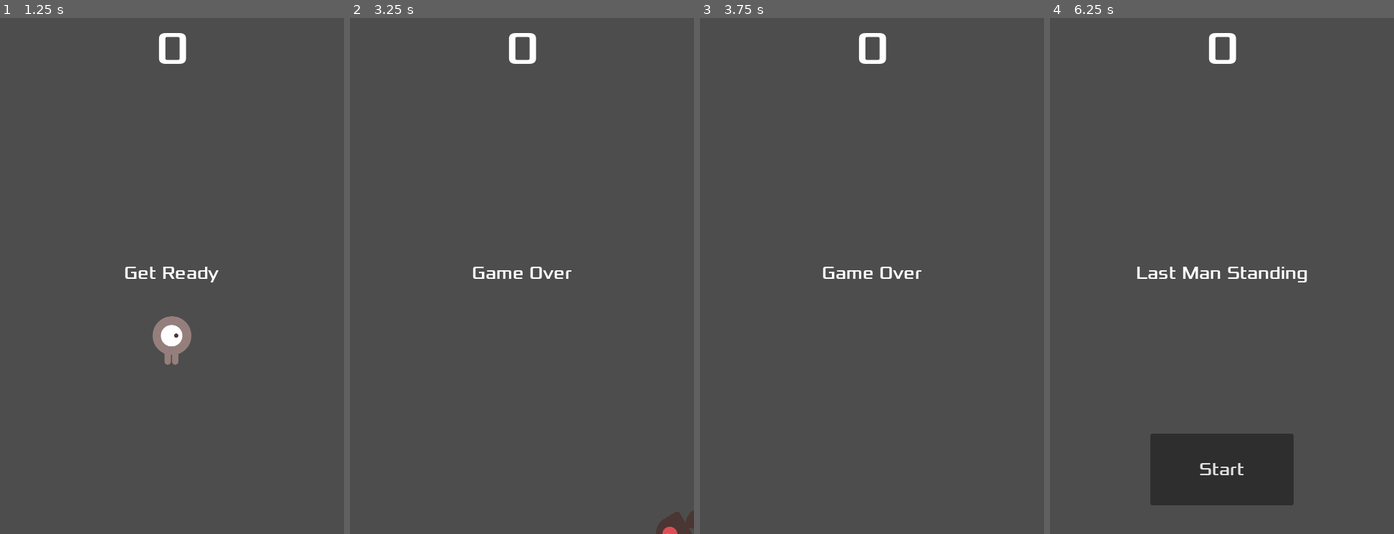
Above: before the commit, frames 1-4 (left to right).
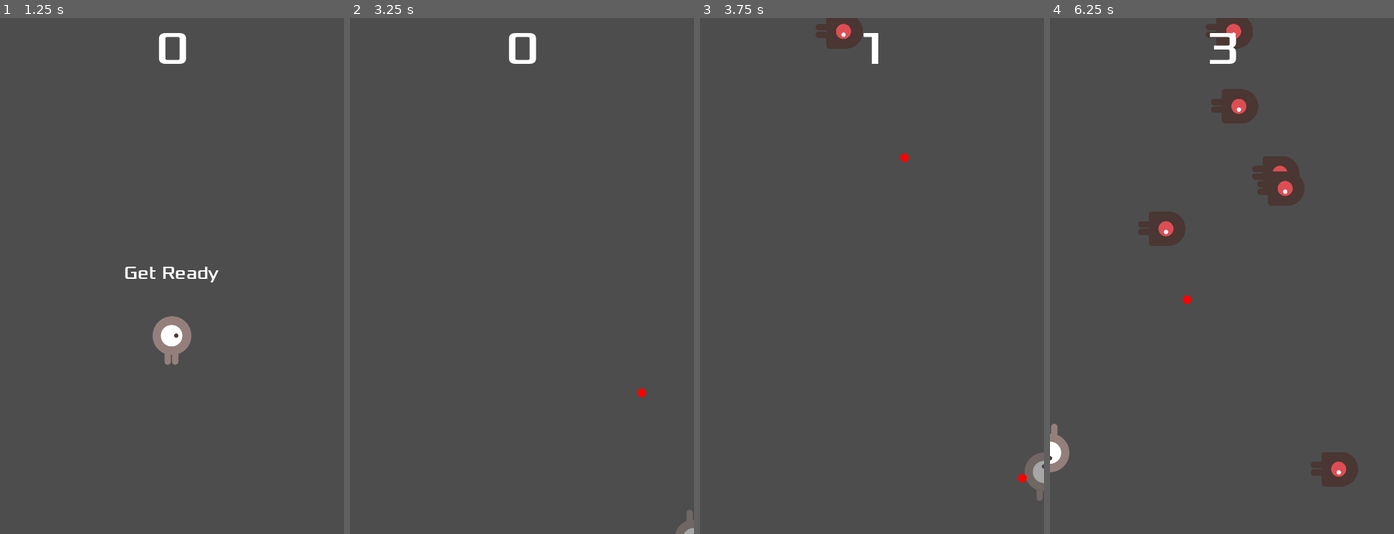
Above: after the commit, the same moments.

Repository: anonymous-basenji/last-man-standing
Game: Godot game, scene res://main.tscn
Two runs of this game, one before a commit and one after it. Both use one fixed random seed, a clock stepped at 60 frames per second and the inputs below.
Inputs (mouse positions are in pixels of both pictures, inside the frame that each line leads up to):
- Up to frame 1 (1.25 s): click "Start" at 0.5 s
- Up to frame 2 (3.25 s): tap Enter at 1.25 s; move the mouse to (597, 250) at 1.27 s; hold Right (move_right) 1.28-2.03 s; click (597, 250) at 1.42 s; move the mouse to (453, 301) at 2.02 s; hold Down (move_down) 2.03-2.78 s; click (453, 301) at 2.17 s; move the mouse to (556, 162) at 2.77 s; hold Right (move_right) from 2.78 s (still down); click (556, 162) at 2.92 s
- Up to frame 3 (3.75 s): move the mouse to (854, 379) at 3.52 s; release Right (move_right) at 3.53 s; hold Up (move_up) from 3.53 s (still down); click (854, 379) at 3.67 s
- Up to frame 4 (6.25 s): move the mouse to (1325, 353) at 4.27 s; release Up (move_up) at 4.28 s; hold Left (move_left) 4.28-5.78 s; click (1325, 353) at 4.42 s; move the mouse to (1118, 198) at 5.02 s; click (1118, 198) at 5.17 s; move the mouse to (1239, 276) at 5.77 s; hold Down (move_down) from 5.78 s (still down); click (1239, 276) at 5.92 s

Frame 1 is identical in both runs. In frame 2, 0.7% of the frame differs, in the area x 35-100%, y 48-100%; in frame 3, 1.7%; in frame 4, 10%, in the area x 0-90%, y 0-95%.

Commit message:
Add arena enemies, mouse shooting, player health

Diff:
--- /dev/null
+++ b/arena_enemy.tscn
@@ -0,0 +1,28 @@
+[gd_scene format=3 uid="uid://chr51rwv37nmh"]
+
+[ext_resource type="Script" uid="uid://b5j813nsvpih0" path="res://enemy.gd" id="1_sg1si"]
+[ext_resource type="Texture2D" uid="uid://bv32ieguod0aw" path="res://art/enemyWalking_1.png" id="2_q3ed1"]
+[ext_resource type="Texture2D" uid="uid://nv0k7t24ub18" path="res://art/enemyWalking_2.png" id="3_6ipuc"]
+
+[sub_resource type="SpriteFrames" id="SpriteFrames_88nhk"]
+animations = [{
+"frames": [{
+"duration": 1.0,
+"texture": ExtResource("2_q3ed1")
+}, {
+"duration": 1.0,
+"texture": ExtResource("3_6ipuc")
+}],
+"loop": 1,
+"name": &"default",
+"speed": 3.0
+}]
+
+[node name="ArenaEnemy" type="Area2D" unique_id=660970287]
+script = ExtResource("1_sg1si")
+
+[node name="AnimatedSprite2D" type="AnimatedSprite2D" parent="." unique_id=1607161593]
+scale = Vector2(0.5, 0.5)
+sprite_frames = SubResource("SpriteFrames_88nhk")
+
+[node name="CollisionShape2D" type="CollisionShape2D" parent="." unique_id=145932067]
--- a/enemy.gd
+++ b/enemy.gd
@@ -1,13 +1,43 @@
 extends Area2D
-@export var speed = 400
-var screen_size
+signal died
+
+@export var speed = 130
+var health = 3
+var target: Node2D
 
 
 # Called when the node enters the scene tree for the first time.
 func _ready() -> void:
-	screen_size = get_viewport_rect().size
+	collision_layer = 2
+	collision_mask = 1
+	$AnimatedSprite2D.play("walk")
+
+	var circle = CircleShape2D.new()
+	circle.radius = 22
+	$CollisionShape2D.shape = circle
+
+	area_entered.connect(_on_area_entered)
+	target = get_tree().get_first_node_in_group("player")
+	add_to_group("mobs")
 
 
 # Called every frame. 'delta' is the elapsed time since the previous frame.
 func _process(delta: float) -> void:
-	pass
+	if target == null:
+		return
+
+	var direction = (target.global_position - global_position).normalized()
+	position += direction * speed * delta
+
+func take_damage(amount: int) -> void:
+	if health <= 0:
+		return
+	health -= amount
+	if health <= 0:
+		died.emit()
+		queue_free()
+
+func _on_area_entered(area: Area2D) -> void:
+	if area.has_method("take_damage"):
+		area.take_damage(1)
+		queue_free()
--- a/main.gd
+++ b/main.gd
@@ -4,7 +4,9 @@
 
 # Called when the node enters the scene tree for the first time.
 func _ready() -> void:
+	mob_scene = preload("res://arena_enemy.tscn")
 	$HUD.start_game.connect(new_game)
+	$Player.died.connect(game_over)
 
 
 # Called every frame. 'delta' is the elapsed time since the previous frame.
@@ -28,20 +30,14 @@
 
 func _on_mob_timer_timeout() -> void:
 	var mob = mob_scene.instantiate()
+	$MobPath/MobSpawnLocation.progress_ratio = randf()
+	mob.position = $MobPath/MobSpawnLocation.global_position
+	mob.died.connect(_on_enemy_died)
+	add_child(mob)
 
-	var mob_spawn_location = $MobPath/MobSpawnLocation
-	mob_spawn_location.progress_ratio = randf()
-
-	mob.position = mob_spawn_location.position
-	var direction = mob_spawn_location.rotation + PI / 2
-
-	direction += randf_range(-PI / 4, PI / 4)
-	mob.rotation = direction
-
-	var velocity = Vector2(randf_range(150.0, 250.0), 0.0)
-	mob.linear_velocity = velocity.rotated(direction)
-
-	add_child(mob)
+func _on_enemy_died() -> void:
+	score += 5
+	$HUD.update_score(score)
 
 
 func _on_score_timer_timeout() -> void:
--- a/mob.gd
+++ b/mob.gd
@@ -7,6 +7,8 @@
 	var mob_types = Array($AnimatedSprite2D.sprite_frames.get_animation_names())
 	$AnimatedSprite2D.animation = mob_types.pick_random()
 	$AnimatedSprite2D.play()
+	collision_layer = 2
+	collision_mask = 1
 
 
 # Called every frame. 'delta' is the elapsed time since the previous frame.
--- a/player.gd
+++ b/player.gd
@@ -1,13 +1,29 @@
 extends Area2D
-signal hit
+signal health_changed(new_health)
+signal died
+
 @export var speed = 400
+@export var max_health = 5
 var screen_size
-
+var health = max_health
+var invulnerable = false
+var can_shoot = true
+var projectile_scene = preload("res://projectile.tscn")
 
 # Called when the node enters the scene tree for the first time.
 func _ready() -> void:
 	screen_size = get_viewport_rect().size
 	hide()
+	add_to_group("player")
+	collision_layer = 1
+	collision_mask = 2
+	$ShootCooldown.wait_time = 0.25
+	$ShootCooldown.one_shot = true
+	$ShootCooldown.timeout.connect(_on_shoot_cooldown_timeout)
+	$InvulnTimer.wait_time = 1.0
+	$InvulnTimer.one_shot = true
+	$InvulnTimer.timeout.connect(_on_invuln_timer_timeout)
+
 
 
 # Called every frame. 'delta' is the elapsed time since the previous frame.
@@ -42,12 +58,43 @@
 		$AnimatedSprite2D.flip_v = false
 		$AnimatedSprite2D.flip_h = false
 
+	if Input.is_mouse_button_pressed(MOUSE_BUTTON_LEFT) and can_shoot and visible:
+		shoot()
+
 func start(pos):
 	position = pos
+	health = max_health
+	invulnerable = false
+	modulate.a = 1.0
+	health_changed.emit(health)
 	show()
 	$CollisionShape2D.disabled = false
 
-func _on_body_entered(body: Node2D) -> void:
-	hide()
-	hit.emit()
-	$CollisionShape2D.set_deferred("disabled", true)
+func take_damage(amount: int) -> void:
+	if invulnerable or not visible:
+		return
+	health -= amount
+	health_changed.emit(health)
+	if health <= 0:
+		hide()
+		$CollisionShape2D.set_deferred("disabled", true)
+		died.emit()
+		return
+	invulnerable = true
+	modulate.a = 0.5
+	$InvulnTimer.start()
+
+func shoot() -> void:
+	can_shoot = false
+	$ShootCooldown.start()
+	var projectile = projectile_scene.instantiate()
+	projectile.position = global_position
+	projectile.direction = global_position.direction_to(get_global_mouse_position())
+	get_parent().add_child(projectile)
+
+func _on_shoot_cooldown_timeout() -> void:
+	can_shoot = true
+
+func _on_invuln_timer_timeout() -> void:
+	invulnerable = false
+	modulate.a = 1.0
--- a/player.tscn
+++ b/player.tscn
@@ -48,4 +48,8 @@
 [node name="CollisionShape2D" type="CollisionShape2D" parent="." unique_id=1970990031]
 shape = SubResource("CapsuleShape2D_pxqgl")
 
+[node name="ShootCooldown" type="Timer" parent="." unique_id=1271956460]
+
+[node name="InvulnTimer" type="Timer" parent="." unique_id=1361082588]
+
 [connection signal="body_entered" from="." to="." method="_on_body_entered"]
--- a/project.godot
+++ b/project.godot
@@ -26,21 +26,25 @@
 move_right={
 "deadzone": 0.2,
 "events": [Object(InputEventKey,"resource_local_to_scene":false,"resource_name":"","device":-1,"window_id":0,"alt_press …(195 unchanged characters)…
+, Object(InputEventKey,"resource_local_to_scene":false,"resource_name":"","device":-1,"window_id":0,"alt_pressed":false,"shift_pressed":false,"ctrl_pressed":false,"meta_pressed":false,"pressed":false,"keycode":0,"physical_keycode":68,"key_label":0,"unicode":100,"location":0,"echo":false,"script":null)
 ]
 }
 move_left={
 "deadzone": 0.2,
 "events": [Object(InputEventKey,"resource_local_to_scene":false,"resource_name":"","device":-1,"window_id":0,"alt_press …(195 unchanged characters)…
+, Object(InputEventKey,"resource_local_to_scene":false,"resource_name":"","device":-1,"window_id":0,"alt_pressed":false,"shift_pressed":false,"ctrl_pressed":false,"meta_pressed":false,"pressed":false,"keycode":0,"physical_keycode":65,"key_label":0,"unicode":97,"location":0,"echo":false,"script":null)
 ]
 }
 move_up={
 "deadzone": 0.2,
 "events": [Object(InputEventKey,"resource_local_to_scene":false,"resource_name":"","device":-1,"window_id":0,"alt_press …(195 unchanged characters)…
+, Object(InputEventKey,"resource_local_to_scene":false,"resource_name":"","device":-1,"window_id":0,"alt_pressed":false,"shift_pressed":false,"ctrl_pressed":false,"meta_pressed":false,"pressed":false,"keycode":0,"physical_keycode":87,"key_label":0,"unicode":119,"location":0,"echo":false,"script":null)
 ]
 }
 move_down={
 "deadzone": 0.2,
 "events": [Object(InputEventKey,"resource_local_to_scene":false,"resource_name":"","device":-1,"window_id":0,"alt_press …(195 unchanged characters)…
+, Object(InputEventKey,"resource_local_to_scene":false,"resource_name":"","device":-1,"window_id":0,"alt_pressed":false,"shift_pressed":false,"ctrl_pressed":false,"meta_pressed":false,"pressed":false,"keycode":0,"physical_keycode":83,"key_label":0,"unicode":115,"location":0,"echo":false,"script":null)
 ]
 }
 
--- /dev/null
+++ b/projectile.gd
@@ -0,0 +1,28 @@
+extends Area2D
+
+@export var speed = 700
+var direction = Vector2.RIGHT
+
+# Called when the node enters the scene tree for the first time.
+func _ready() -> void:
+	collision_layer = 4
+	collision_mask = 2
+	var circle = CircleShape2D.new()
+	circle.radius = 6
+	$CollisionShape2D.shape = circle
+	area_entered.connect(_on_area_entered)
+
+
+# Called every frame. 'delta' is the elapsed time since the previous frame.
+func _process(delta: float) -> void:
+	position += direction * speed * delta
+	if not get_viewport_rect().has_point(position):
+		queue_free()
+
+func _draw() -> void:
+	draw_circle(Vector2.ZERO, 6, Color.RED)
+
+func _on_area_entered(area: Area2D) -> void:
+	if area.has_method("take_damage"):
+		area.take_damage(1)
+	queue_free()
--- /dev/null
+++ b/projectile.tscn
@@ -0,0 +1,8 @@
+[gd_scene format=3 uid="uid://5fr54k05kubi"]
+
+[ext_resource type="Script" uid="uid://6hswf6s07mds" path="res://projectile.gd" id="1_a85iw"]
+
+[node name="Projectile" type="Area2D" unique_id=1027504905]
+script = ExtResource("1_a85iw")
+
+[node name="CollisionShape2D" type="CollisionShape2D" parent="." unique_id=752343297]
Not shown, added: projectile.gd.uid
